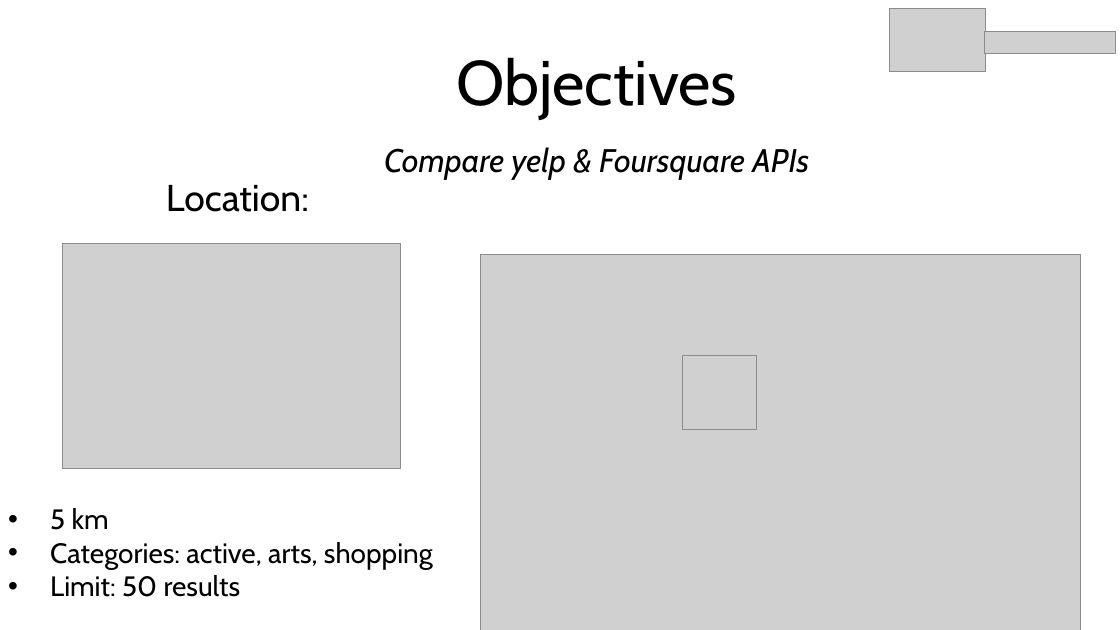
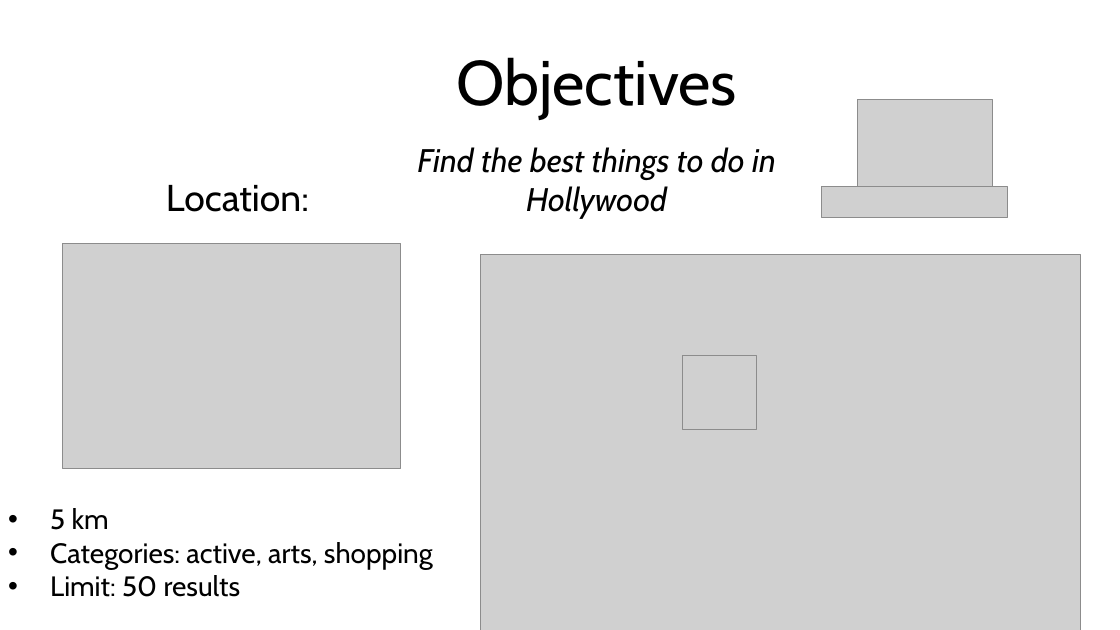
Before and after one commit to NB094/lighthouse-data-notes, a slide deck: slide 3 of Week_2/Day_4/Miniproject 2.pptx. Drawn at 1120x630 pixels with LibreOffice and Linux fonts; fonts in the diff are those of the drawing; grey boxes stand for pictures; background and template pictures are left out. Boxes give left, top, right and bottom in pixels: in the first picture for what was removed or moved away, otherwise in the second. Text is boxed around its words. In the diff, an @@ line names an element or a change of style, - is before the commit and + after.

```diff
--- a/Week_2/Day_4/Miniproject 2.pptx
+++ b/Week_2/Day_4/Miniproject 2.pptx
@@ picture: place and size @@
-picture at <box>890,8,985,72</box>
+picture at <box>857,100,992,191</box>
@@ text at <box>417,147,776,219</box>: text changed @@
-Compare yelp & Foursquare APIs
+Find the best things to do in Hollywood
@@ picture: place and size @@
-picture at <box>986,31,1116,53</box>
+picture at <box>822,187,1007,218</box>
```
Also in this commit, not shown: 1 other slide changed, 1 slide removed, 32 other files.
